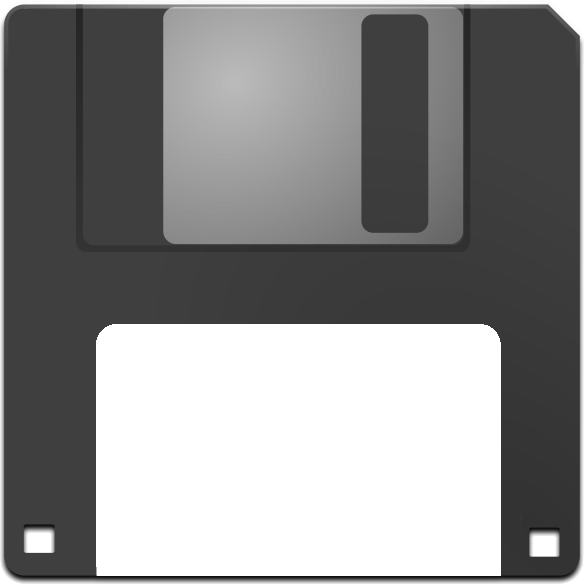
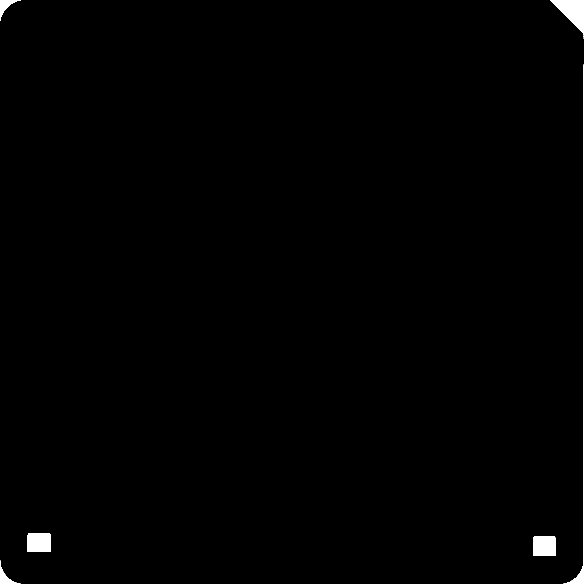
Layer changes from the first 584px x 585px image to the second:
added layer "Edge.Cuts-Solid" above "Image" over (0, 0, 584, 584)
hid "Image" over (0, 0, 584, 584)